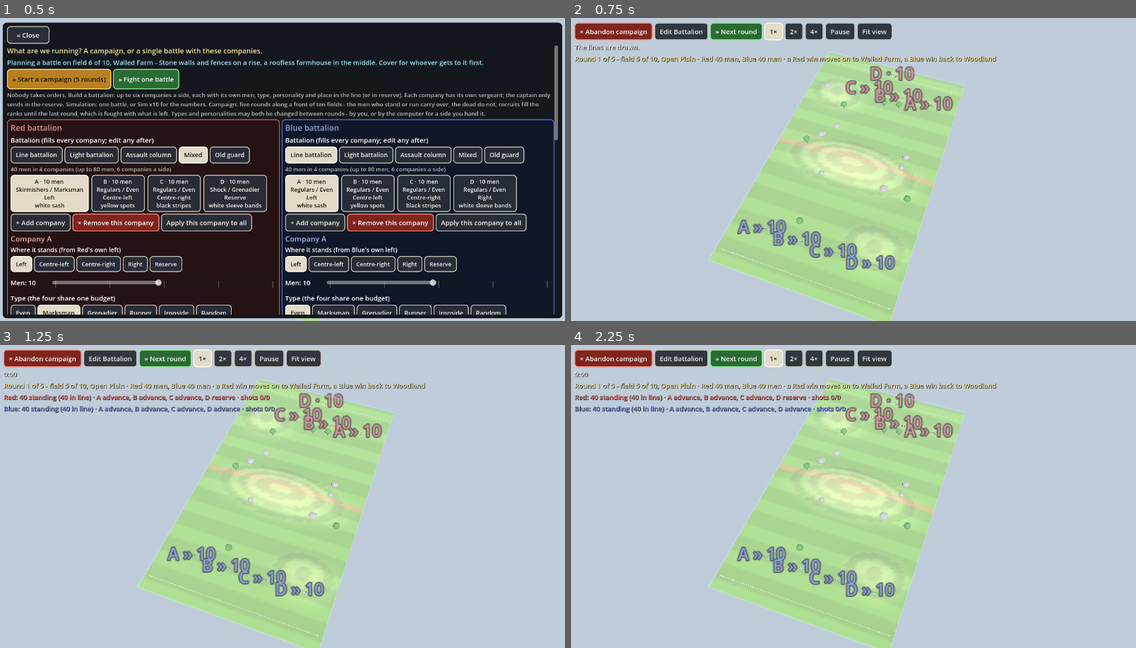
Above: before the commit, frames 1-4 (two rows, left to right).
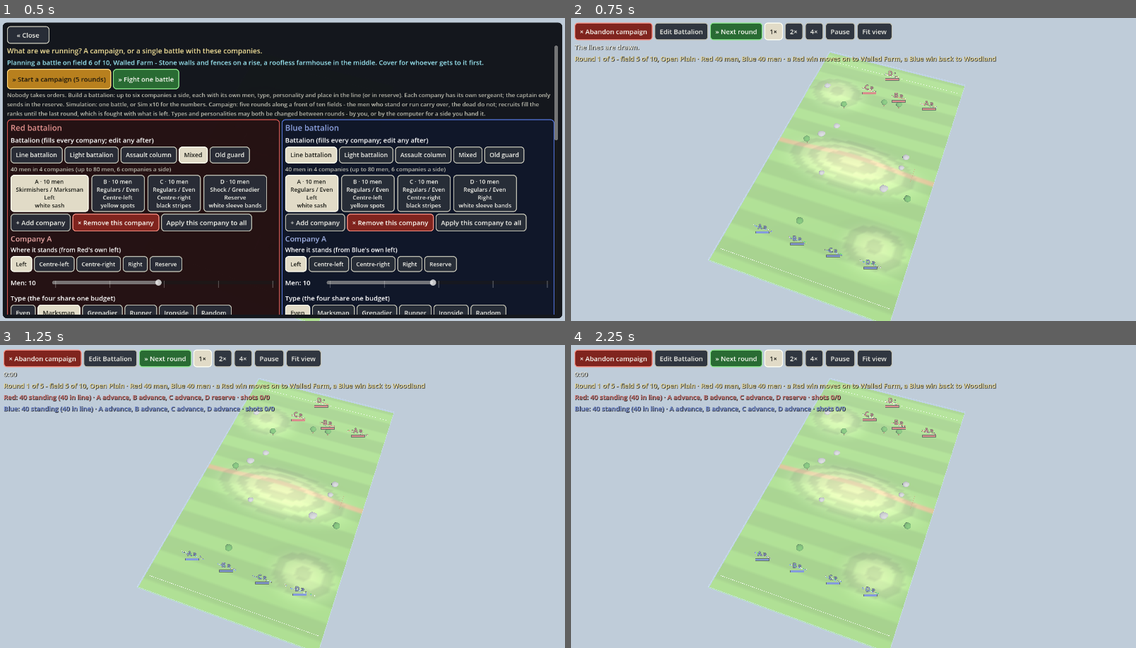
Above: after the commit, the same moments.

Repository: nathandunn/battalion-bots
Game: Godot game, scene res://scenes/Main.tscn
The game is run twice, just before and just after one commit, with the same random seed, the same clock (stepped at 60 frames per second) and the same inputs.
Inputs:
- Up to frame 1 (0.5 s): no input
- Up to frame 2 (0.75 s): click "» Start a campaign (5 rounds)" at 0.5 s
- Up to frame 3 (1.25 s): no input
- Up to frame 4 (2.25 s): click "× Abandon campaign" at 1.25 s; click "» Start a campaign (5 rounds)" at 2 s

Frame 1 is identical in both runs. In frame 2, 2.1% of the frame differs, in the area x 29-68%, y 15-84%; in frame 3, 2.1%; in frame 4, 2.1%.

Commit message:
Company label: a third the size, men count replaced by a strength bar
Co-Authored-By: Claude Opus 5.5 <noreply@anthropic.com>
Claude-Session: https://claude.ai/code/session_016axrmBKdgRkTzTR7HP5Ep1

Diff:
--- a/scripts/match_manager.gd
+++ b/scripts/match_manager.gd
@@ -73,6 +73,7 @@
 var co_n := {}                  # ck -> men fielded at the start
 var committed := {}             # ck -> x the reserve was sent to
 var co_labels: Dictionary = {}  # ck -> Label3D over the company
+var co_bars: Dictionary = {}    # ck -> [QuadMesh fill, starting men] - strength bar under the label
 ## Campaign rosters: per team, the men to field this round as records
 ## {name, seed, kills, rounds, recruit}. Empty means a fresh company of team_sizes[t].
 var rosters: Array = [[], []]
@@ -309,15 +310,19 @@
 				lab.billboard = BaseMaterial3D.BILLBOARD_ENABLED
 				lab.no_depth_test = true
 				lab.fixed_size = true
-				lab.pixel_size = 0.0022
+				lab.pixel_size = LABEL_PX
 				lab.font_size = 16
-				lab.outline_size = 4
+				lab.outline_size = 3
 				lab.modulate = TEAM_COLORS[t].lightened(0.45)
 				lab.text = String(co["name"])
 				lab.position = Vector3(band_x(t, c), z0 + 5.0, z0)
 				lab.position = Vector3(band_x(t, c), field.height_at(band_x(t, c), z0) + 5.0, z0)
 				world.add_child(lab)
 				co_labels[k] = lab
+				# strength bar under the letter: starts full, shrinks as the company loses men
+				var fill := _bar_quad(lab, Color(0.1, 0.1, 0.1, 0.75), BAR_W + 0.002, BAR_H + 0.002, 0.0, 0)
+				fill = _bar_quad(lab, TEAM_COLORS[t].lightened(0.35), BAR_W, BAR_H, 0.0, 1)
+				co_bars[k] = [fill, n]
 	running = true
 	match_started.emit(match_index)
 
@@ -332,6 +337,7 @@
 		if is_instance_valid(co_labels[k]):
 			co_labels[k].queue_free()
 	co_labels.clear()
+	co_bars.clear()
 	committed.clear()
 	sergeants.clear()
 	for s in soldiers:
@@ -558,6 +564,33 @@
 
 # ---------------------------------------------------------------- the company labels
 
+const LABEL_PX := 0.0008      # company label: world units per font pixel, at fixed screen size
+const BAR_W := 0.028          # strength bar, same fixed-size units as the label
+const BAR_H := 0.0035
+const BAR_Y := -0.013         # below the letter
+
+
+## A flat billboard quad that keeps its size on screen, drawn over everything, as a child of `lab`.
+func _bar_quad(lab: Node3D, col: Color, w: float, h: float, x: float, prio: int) -> QuadMesh:
+	var mi := MeshInstance3D.new()
+	var q := QuadMesh.new()
+	q.size = Vector2(w, h)
+	q.center_offset = Vector3(x, BAR_Y, 0)
+	mi.mesh = q
+	var m := StandardMaterial3D.new()
+	m.albedo_color = col
+	m.shading_mode = BaseMaterial3D.SHADING_MODE_UNSHADED
+	m.transparency = BaseMaterial3D.TRANSPARENCY_ALPHA
+	m.billboard_mode = BaseMaterial3D.BILLBOARD_ENABLED
+	m.fixed_size = true
+	m.no_depth_test = true
+	m.render_priority = prio
+	mi.material_override = m
+	mi.cast_shadow = GeometryInstance3D.SHADOW_CASTING_SETTING_OFF
+	lab.add_child(mi)
+	return q
+
+
 const MODE_GLYPH := {"advance": "»", "hold": "■", "at_will": "■", "charge": "⚔", "fallback": "«"}
 
 
@@ -584,7 +617,12 @@
 			lab.position = Vector3(cen.x, top + 4.0, cen.z)
 			var mode: String = orders[t][c].get("mode", "")
 			var glyph: String = "·" if is_reserve(t, c) else MODE_GLYPH.get(mode, "")
-			lab.text = "%s %s %d" % [companies[t][c]["name"], glyph, men.size()]
+			lab.text = "%s %s" % [companies[t][c]["name"], glyph]
+			if co_bars.has(k):
+				var q: QuadMesh = co_bars[k][0]
+				var frac: float = clampf(float(men.size()) / maxf(float(co_bars[k][1]), 1.0), 0.0, 1.0)
+				q.size.x = BAR_W * frac
+				q.center_offset = Vector3(-BAR_W * (1.0 - frac) * 0.5, BAR_Y, 0)
 
 
 # ---------------------------------------------------------------- the sergeants
